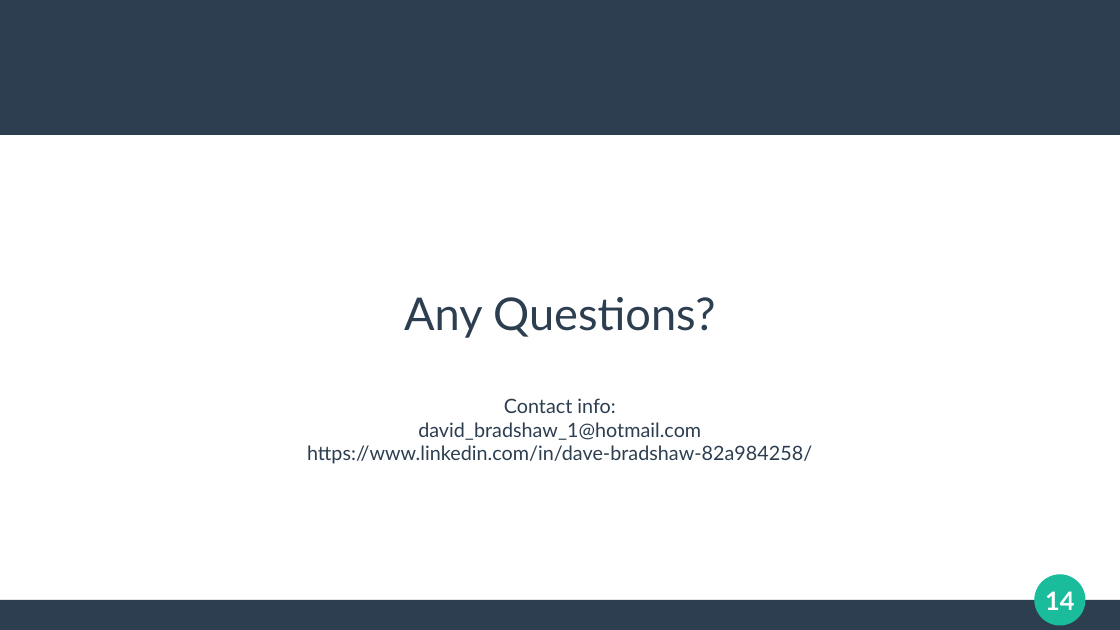
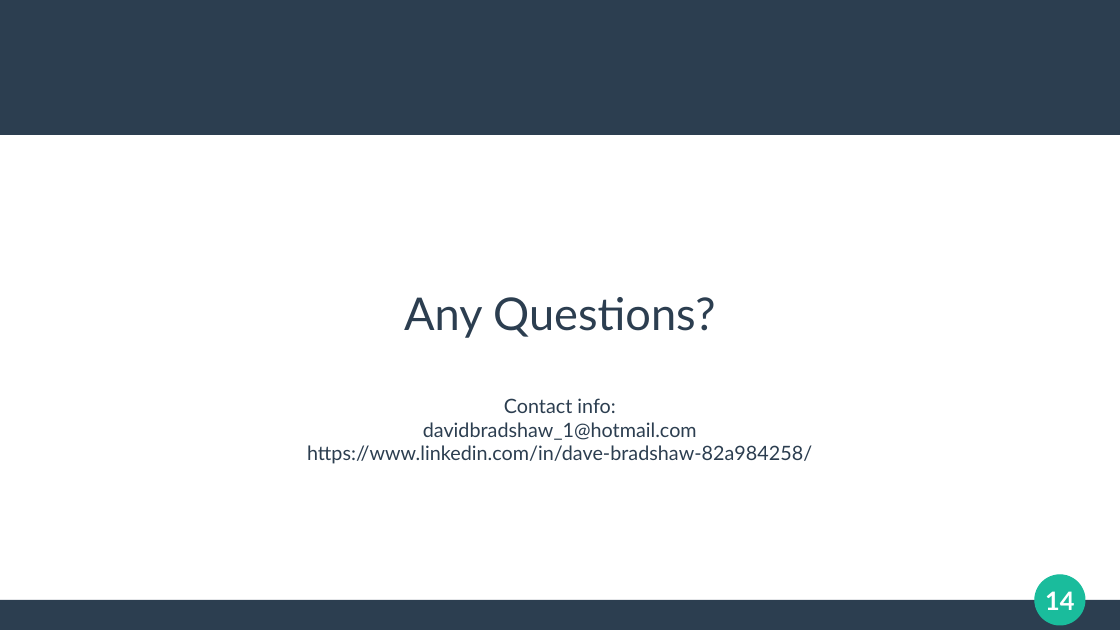
Before and after one commit to DavBradshaw/Portfolio, a slide deck: slide 14 of Visit Scotland/Presentation V2.odp. Drawn at 1120x630 pixels with LibreOffice and Linux fonts; fonts in the diff are those of the drawing. Boxes give left, top, right and bottom in pixels: in the first picture for what was removed or moved away, otherwise in the second. Text is boxed around its words. In the diff, an @@ line names an element or a change of style, - is before the commit and + after.

```diff
--- a/Visit Scotland/Presentation V2.odp
+++ b/Visit Scotland/Presentation V2.odp
@@ subtitle at [423,422,697,440]: text changed @@
-david_bradshaw_1@hotmail.com
+davidbradshaw_1@hotmail.com
```
Also in this commit, not shown: 9 other files.
